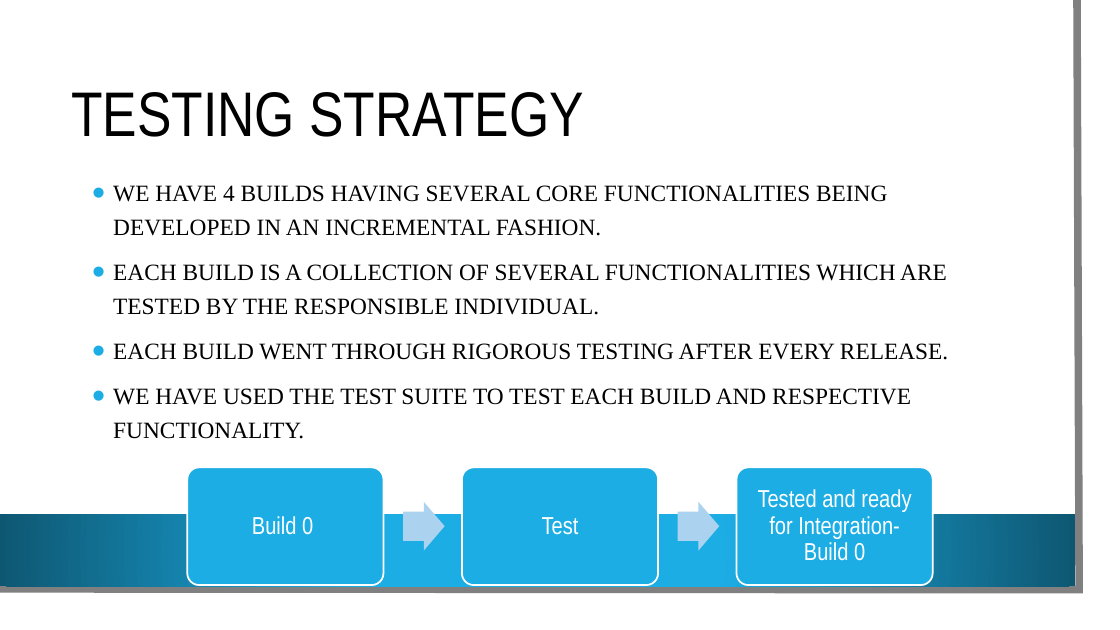
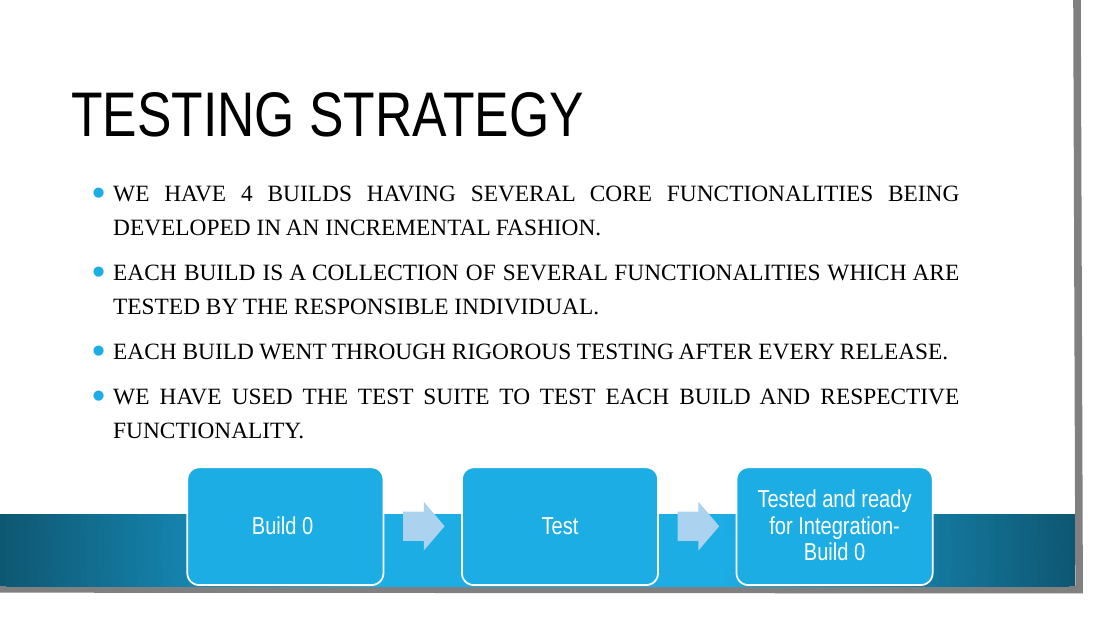
Before and after one commit to VamsiDevalla/Student-Attendance-Tracking, a slide deck: slide 13 of final ppt.pptx (slide 12 before the commit). Drawn at 1120x630 pixels with LibreOffice and Linux fonts; fonts in the diff are those of the drawing; background and template pictures are left out. Boxes give left, top, right and bottom in pixels: in the first picture for what was removed or moved away, otherwise in the second. Text is boxed around its words. In the diff, an @@ line names an element or a change of style, - is before the commit and + after.

```diff
--- a/final ppt.pptx
+++ b/final ppt.pptx
@@ text "WE HAVE 4 BUILDS HAVING ..." at (113, 185, 960, 439): alignment left to justified @@
```
Also in this commit, not shown: 3 other slides changed, 5 slides added, 1 slide removed.
